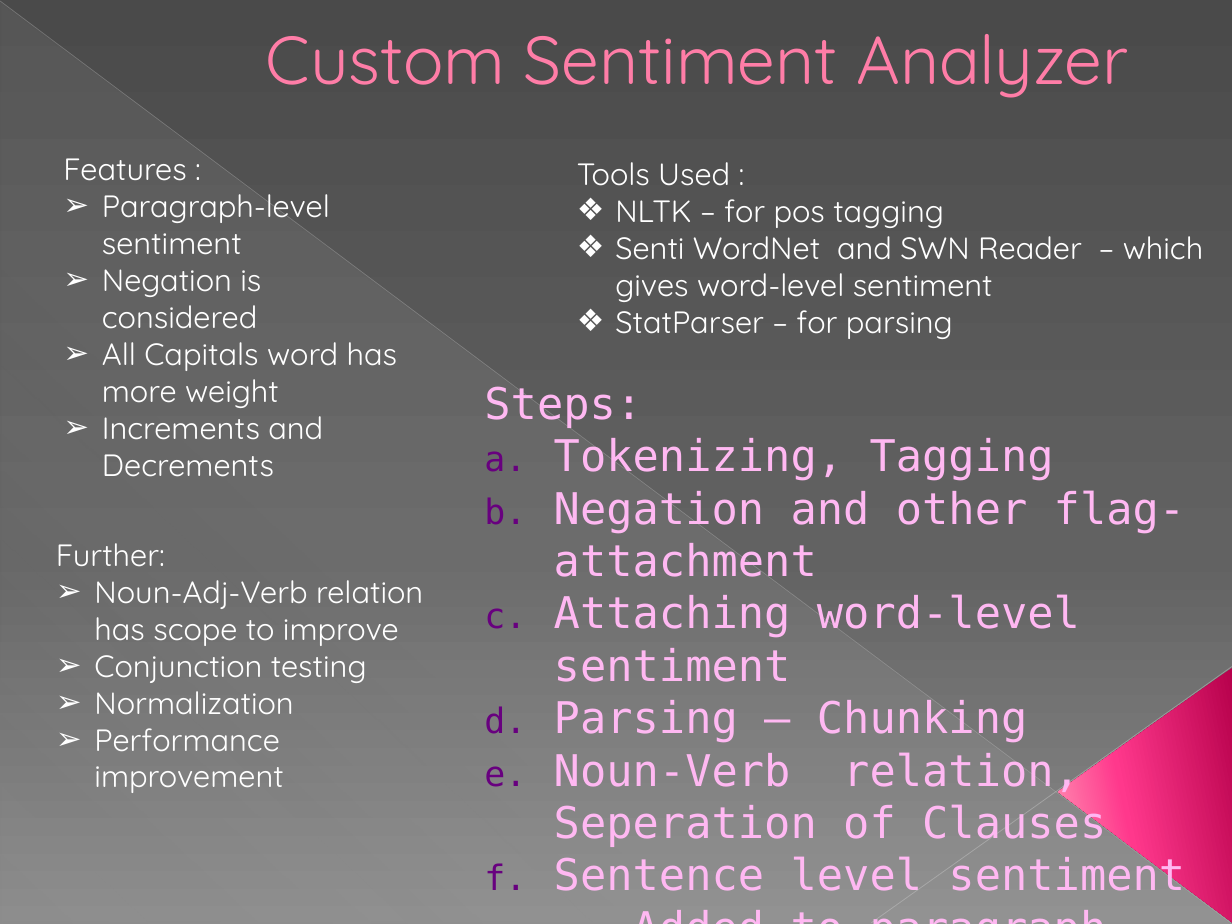
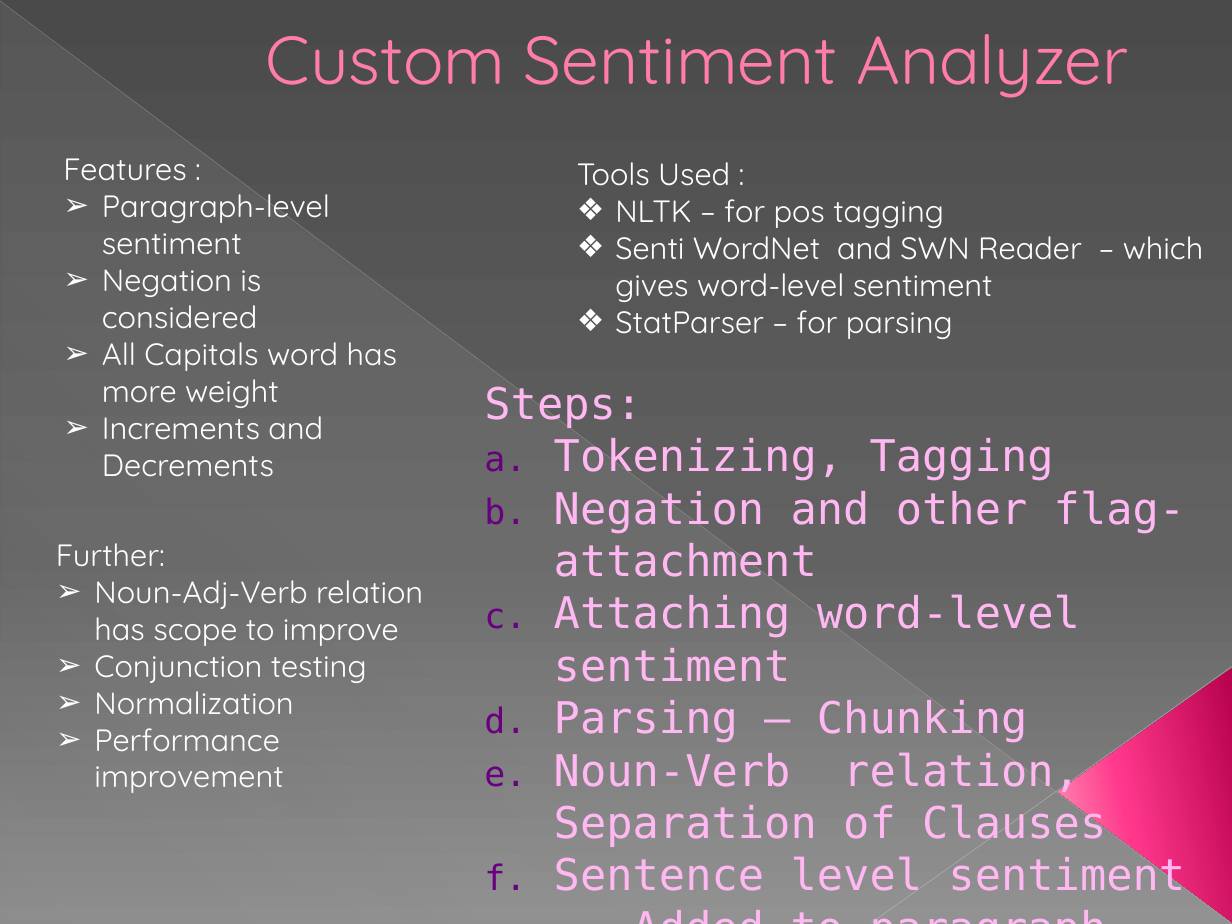
Before and after one commit to DCSGInterns/NLP, a slide deck: slide 1 of PPT/pres_k1.pptx. Drawn at 1232x924 pixels with LibreOffice and Linux fonts; fonts in the diff are those of the drawing. Boxes give left, top, right and bottom in pixels: in the first picture for what was removed or moved away, otherwise in the second. Text is boxed around its words. In the diff, an @@ line names an element or a change of style, - is before the commit and + after.

Commit message:
Simple Sentiment Analyzer made

```diff
--- a/PPT/pres_k1.pptx
+++ b/PPT/pres_k1.pptx
@@ subtitle at [554, 752, 1106, 847]: text changed @@
-e. Noun-Verb relation, Seperation of Clauses
+e. Noun-Verb relation, Separation of Clauses
```
Also in this commit, not shown: 4 other files.
